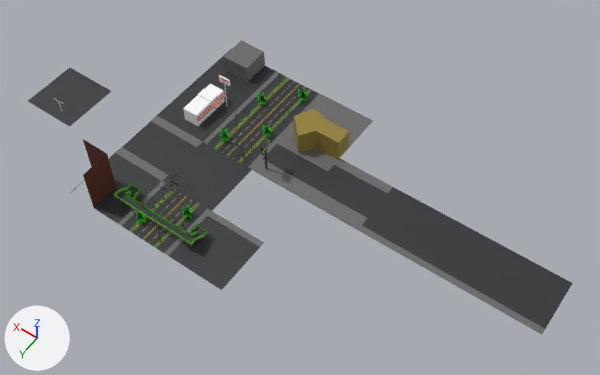
A saved change to the Blender file data/mars/maps/import/marscity.blend.
Before and after are seen from a 50 mm lens placed at (-95.4, 125.4, 163.3), pointed at (-23.0, 24.0, 3.9). Arrows for +X, +Y and +Z are at lower left; the lights stay in place.

In view in the first picture: '01_floor', '04_inters', '05_bridge', '06_septm', '07_multi', '08_kfcn', '0A_carls_n', '0C_carls_p', '0D_hut_l', '0E_hut_r', '0F_sept_lrd', '10_sori_r'.
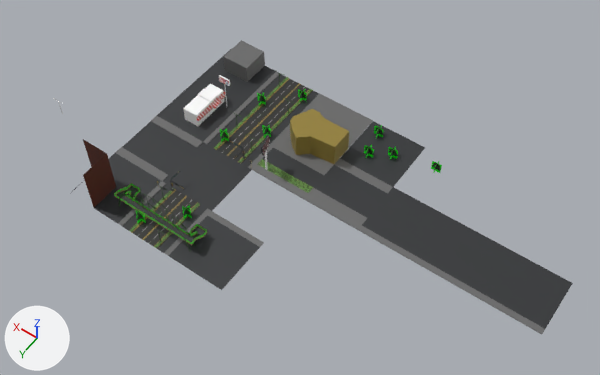
The change in detail:
me_plane_015 is used by ob_0a_carls_n; location (-16.0, 16.0, 0.0); scale (10.0, 10.0, 10.0).
me_plane_015 had 180 vertices, 140 faces and spanned x -0.8..0.8, y -0.8..0.8, z 0.0..1.11.
me_plane_015 now has 191 vertices, 149 faces and spans x -0.8..0.8, y -0.8..0.8, z 0.0..1.09.
Part 1, on me_plane_015:
3 vertices are removed from x -0.8..0.64, y -0.8, z 0.02..0.69.
11 faces are deleted.
8 vertices in x 0.43..0.59, y 0.35..0.78, z 1.1..1.11 move by (0.0, 0.0, -0.03).
6 vertices in x -0.8..0.8, y -0.56..-0.27, z 0.02..0.69 move by (0.0, 0.16, 0.0).
4 vertices in x 0.44..0.59, y 0.37..0.77, z 1.11 move by (0.0, 0.0, -0.02).
6 vertices move from x -0.8..0.17, y -0.72..-0.32, z 0.02..0.69 to x -0.8..0.17, y -0.64..-0.24, z 0.02..0.69.
4 vertices are added at (0.64, -0.64, 0.69), (0.64, -0.64, 0.02), (-0.8, -0.54, 0.69), (-0.8, -0.64, 0.69).
5 new vertices lie (0.0, 0.16, 0.0) away from vertices in x -0.8..0.8, y -0.8, z 0.02..0.69.
5 new vertices lie (0.0, -0.21, 0.0) away from vertices in x -0.8..0.8, y 0.8, z 0.02.
7 new faces join them, mat_marsindx_7 (dark grey #696969).
9 new faces join them, mat_marsindx_247 (yellow #948035).
4 new faces join them, mat_marscity (picture img_marscity_tga).
me_plane_015 part 2: 12 kept faces spanning x 0.43..0.59, y 0.35..0.78, z 0.85..1.09 get new texture (UV) coordinates.
me_plane_015 now uses material mat_marsindx_255 (white #ffffff).
Mesh me_plane_021 is new.
It has 10 vertices, 4 faces and spans x -0.136..0.136, y -0.128..0.128, z -0.156..0.156.
It uses material mat_marscity (picture img_marscity_tga).
Object '01_floor' (ob_01_floor) moves from (48.0, 32.3, 0.0) to (-32.0, 0.0, -0.2).
Object 'tree.003' (ob_tree_003) is new; it shows me_plane_021.
Its location is (-27.8, -4.5, 1.6).
Its scale is (10.0, 10.0, 10.0).
Object 'tree.002' (ob_tree_002) is new; it shows a copy of me_plane_021.
Its location is (-29.4, 2.7, 1.6).
Its scale is (10.0, 10.0, 10.0).
Object 'tree.001' (ob_tree_001) is new; it shows a copy of me_plane_021.
Its location is (-34.6, -0.4, 1.6).
Its scale is (10.0, 10.0, 10.0).
Object 'tree' (ob_tree) is new; it shows a copy of me_plane_021.
Its location is (-46.0, -2.7, 1.6).
Its scale is (10.0, 10.0, 10.0).

Where the change shows, as pixel boxes (x1, y1, x2, y2) in the pictures (600 x 375 px):
'01_floor', moved: before (28, 68, 111, 127); after (340, 121, 425, 187)
'0A_carls_n', reshaped: before (252, 117, 341, 199); after (252, 116, 341, 199)
'tree', added: after (431, 160, 442, 173)
'tree.001', added: after (388, 146, 398, 159)
'tree.002', added: after (364, 145, 374, 157)
'tree.003', added: after (374, 125, 384, 138)
part 1 of me_plane_015, built on: before (255, 117, 341, 195); after (255, 116, 341, 195)
part 2 of me_plane_015, surface changed: (263, 136, 270, 153) in both
